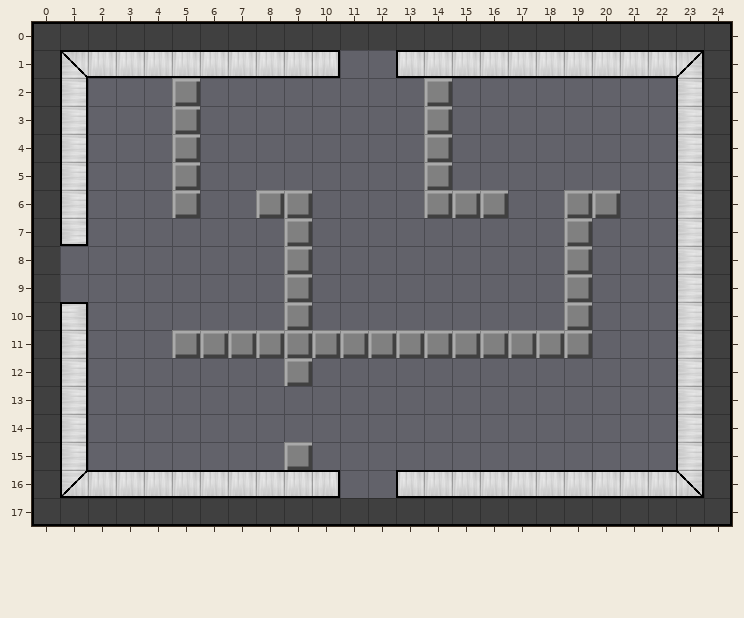
An edit to a level. Tiled map, src/level/max_level4.tmx. That is the earlier state.
Cells are 32x32 px. Shown: x 0..24, y 0..17.
The same view after the edit:
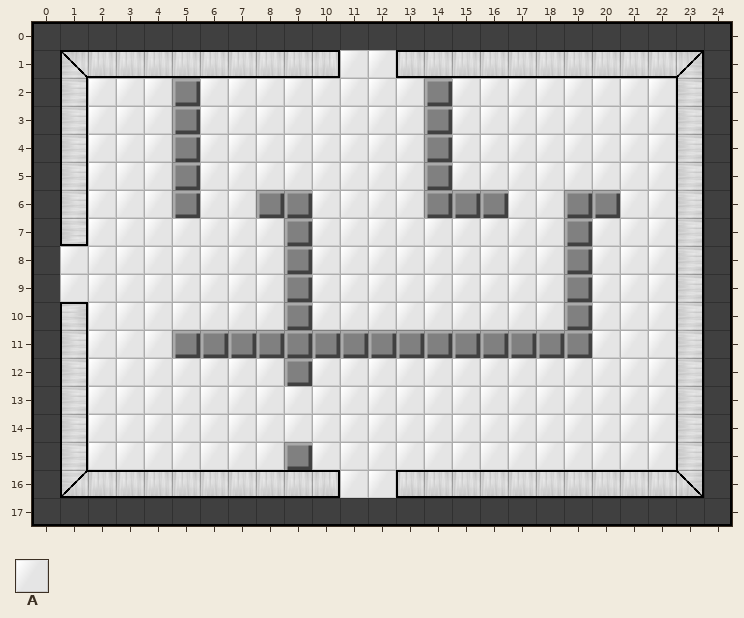
Key: from "tile": A 36.
_ is an empty cell, . an unchanged one.
Tiles of an added or newly shown layer are drawn over the layers below it.
Edits made:
--- layer "Tile Layer 2" (added)
@@ x 1..22 @@
- 1 ..........__..........
- 2 .___.________.________
- 3 .___.________.________
- 4 .___.________.________
- 5 .___.________.________
- 6 .___.__..____...__..__
- 7 ._______._________.___
- 8 ________._________.___
- 9 ________._________.___
-10 ._______._________.___
-11 .___...............___
-12 ._______._____________
-13 ._____________________
-14 ._____________________
-15 ._______._____________
-16 ..........__..........
+ 1 ..........AA..........
+ 2 .AAA.AAAAAAAA.AAAAAAAA
+ 3 .AAA.AAAAAAAA.AAAAAAAA
+ 4 .AAA.AAAAAAAA.AAAAAAAA
+ 5 .AAA.AAAAAAAA.AAAAAAAA
+ 6 .AAA.AA..AAAA...AA..AA
+ 7 .AAAAAAA.AAAAAAAAA.AAA
+ 8 AAAAAAAA.AAAAAAAAA.AAA
+ 9 AAAAAAAA.AAAAAAAAA.AAA
+10 .AAAAAAA.AAAAAAAAA.AAA
+11 .AAA...............AAA
+12 .AAAAAAA.AAAAAAAAAAAAA
+13 .AAAAAAAAAAAAAAAAAAAAA
+14 .AAAAAAAAAAAAAAAAAAAAA
+15 .AAAAAAA.AAAAAAAAAAAAA
+16 ..........AA..........
Boxes around the changes in both pictures, in picture pixels (x1, y1, x2, y2):
added: (60, 50, 676, 498)
